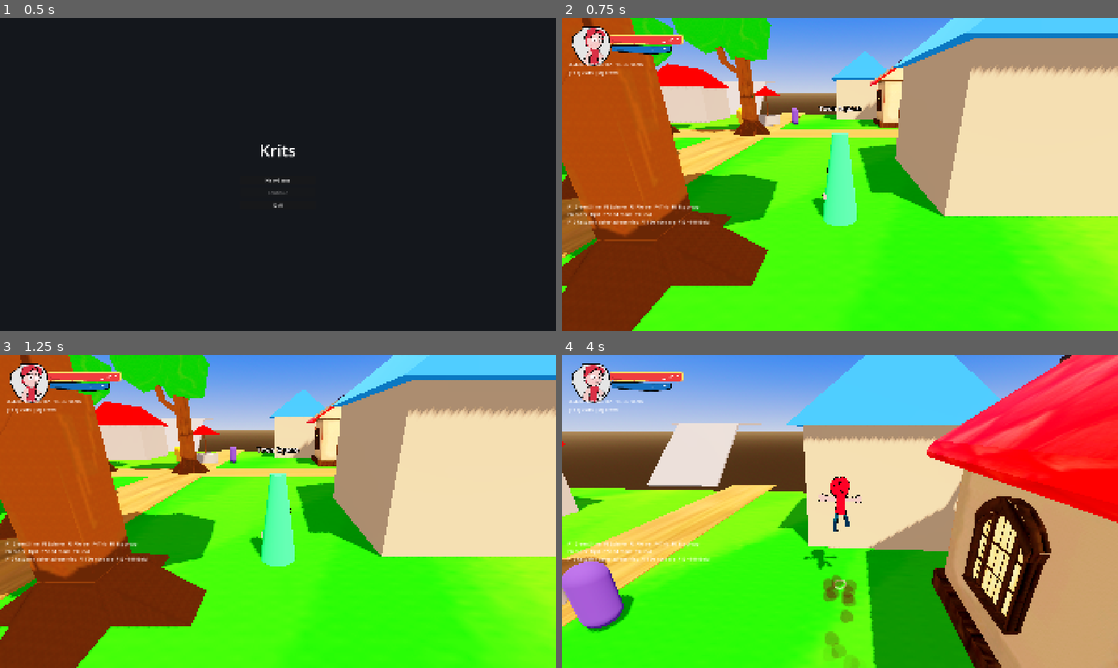
Above: before the commit, frames 1-4 (two rows, left to right).
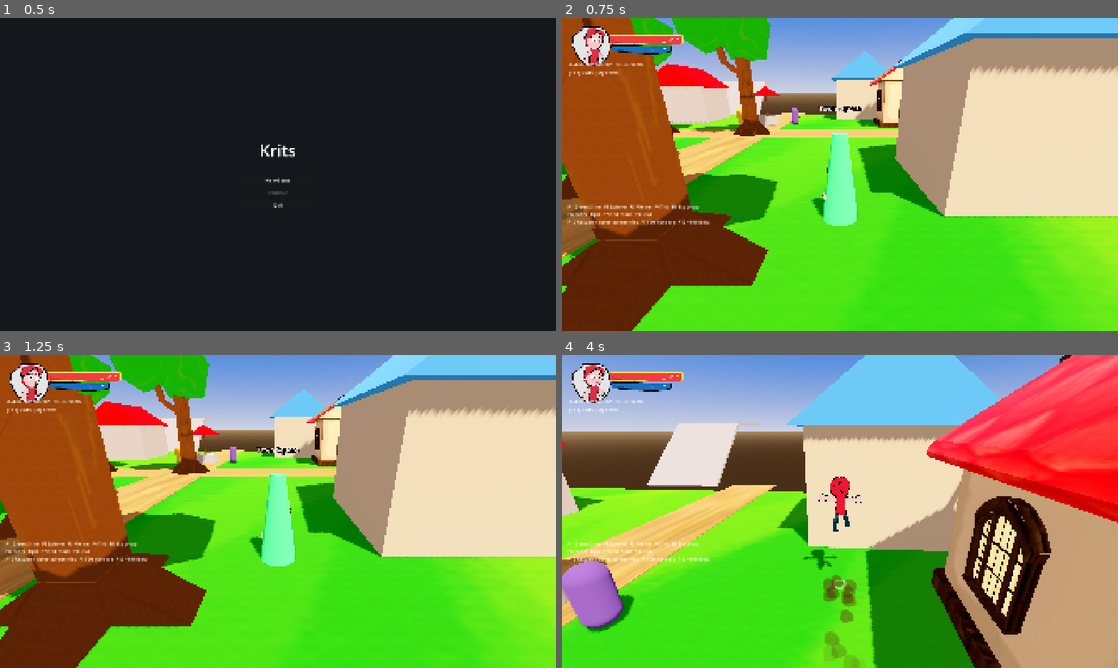
Above: after the commit, the same moments.

Repository: doggoanim/Krits
Game: Godot game, scene res://ui/main_menu.tscn
Two runs of this game, one before a commit and one after it. Both use one fixed random seed, a clock stepped at 60 frames per second and the inputs below.
Inputs (mouse positions are in pixels of both pictures, inside the frame that each line leads up to):
- Up to frame 1 (0.5 s): no input
- Up to frame 2 (0.75 s): click "New Game" at 0.5 s
- Up to frame 3 (1.25 s): no input
- Up to frame 4 (4 s): tap Enter at 1.25 s; move the mouse to (867, 511) at 1.27 s; hold Ctrl (crouch_pound) 1.28-2.03 s; hold W (move_forward) from 1.28 s (still down); click (867, 511) at 1.42 s; tap Space (jump) at 1.52, 2.27, 3.77 s; move the mouse to (812, 511) at 2.02 s; tap E (interact) at 2.1 s; move the mouse to (851, 505) at 2.77 s; hold Shift (roll_dive) 2.78-3.53 s; move the mouse to (834, 517) at 3.52 s; tap Delete at 3.6 s; click (834, 517) at 3.67 s

Frame 1 is identical in both runs. In frame 2, 24% of the frame differs, in the area x 0-100%, y 0-100%; in frame 3, 24%; in frame 4, 25%.

Commit message:
just to be sure

Diff:
--- a/world/grass_biome_lighting.tres
+++ b/world/grass_biome_lighting.tres
@@ -6,5 +6,6 @@
 [resource]
 script = ExtResource("1_v032n")
 brightness = 0.83
-contrast = 1.12
+contrast = 1.15
+saturation = 1.115
 color_correction_lut = ExtResource("1_q3pbs")
Binary file removed: assets/textures/house_texture_chesburg.jpg
Not shown, removed: assets/textures/house_texture_chesburg.jpg.import
